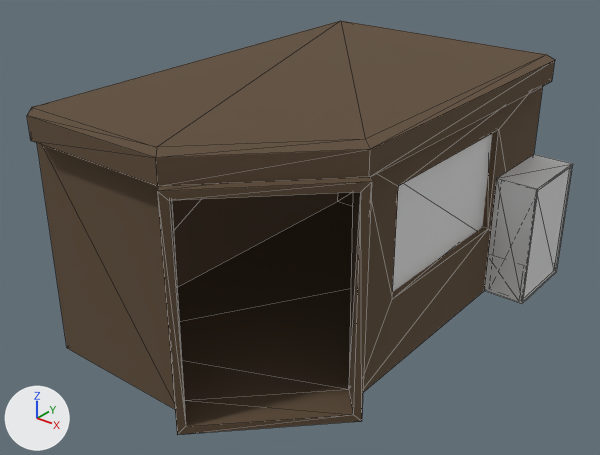
An edit to the glTF model keuzedeelThreejs/assets/models/photostore.glb, drawn before and after from the same camera.
One viewpoint serves both versions: a 50 mm camera at (21.2, -27.5, 20.7) aimed at (0.4, -1.5, 4.6). Every picture has the same lights, and +X, +Y and +Z are marked at lower left. The picture after the commit comes second. Mesh edges are drawn as thin lines. Vertices at exactly the same position are counted once.

The scene before the commit, as lines of its bpy script (objects in view):
```python
mat_photostore = principled_material('photostore')
mat_photostore.base_color = (0.115, 0.0737, 0.0415)  # brown #5f4d39
mat_photostore.roughness = 1.0
me_cube = bpy.data.meshes.new('Cube')
me_cube.from_pydata(...)  # 62 vertices, 124 faces; spans x -6.0..7.0, y -11.0..10.0, z 0.0..11.0
me_cube.materials.append(mat_photostore)  # brown #5f4d39
me_cube_006 = bpy.data.meshes.new('Cube.006')
me_cube_006.from_pydata(...)  # 24 vertices, 36 faces; spans x 5.8..8.0, y 6.0..10.0, z 0.0..6.0
me_plane_007 = bpy.data.meshes.new('Plane.007')
me_plane_007.from_pydata([(7.9, 6.1, 5.9), (7.9, 6.1, 0.1), (7.9, 9.9, 5.9), (7.9, 9.9, 0.1)], [], [(0, 1, 3), (0, 3, 2)])
me_plane_007.materials.append(mat_glass_002)  # white #e7e7e7
ob_cube = bpy.data.objects.new('Cube', me_cube)
ob_cube.location = (0.0, 0.0, 0.0)
ob_cube_003 = bpy.data.objects.new('Cube.003', me_cube_006)
ob_cube_003.location = (0.0, 0.0, 0.0)
ob_plane_003 = bpy.data.objects.new('Plane.003', me_plane_007)
ob_plane_003.location = (0.0, 0.0, 0.0)
# also in view: 'Plane.001' at (5.7, 1.5, 6.0)
```
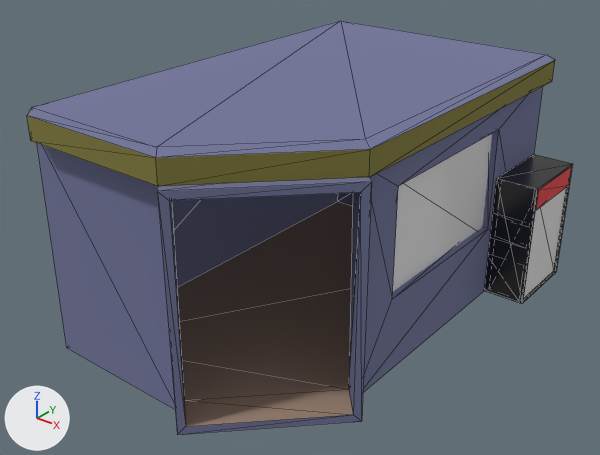
Changed parts and their boxes [x1, y1, x2, y2] in the pictures (600 x 455 px):
'Cube', recoloured, surface changed (brown to blue)
    both: [27, 21, 555, 435]
'Cube.007', added (red)
    after: [536, 166, 572, 210]
part 1 of me_cube, recoloured (lighter)
    both: [177, 201, 353, 427]
part 2 of me_cube, recoloured (brown to yellow)
    both: [27, 60, 555, 186]
part 3 of me_cube_006, recoloured (white to dark grey)
    both: [484, 154, 573, 304]

What changed in the scene script:
```text
Change mat_photostore:
    mat_photostore.base_color: (0.115, 0.0737, 0.0415) -> (0.169, 0.18, 0.327)  # brown #5f4d39 -> blue #72769b
Add mat_vendingmachine:
    mat_vendingmachine = principled_material('vendingmachine')
    mat_vendingmachine.base_color = (0.0751, 0.0751, 0.0751)  # dark grey #4d4d4d
    mat_vendingmachine.metallic = 1.0
    mat_vendingmachine.roughness = 0.254
Add mat_photostorefloor:
    mat_photostorefloor = principled_material('photostorefloor')
    mat_photostorefloor.base_color = (0.358, 0.248, 0.183)  # beige #a18877
Add mat_storetop:
    mat_storetop = principled_material('storetop')
    mat_storetop.base_color = (0.22, 0.201, 0.0448)  # yellow #817c3c
    mat_storetop.roughness = 1.0
Add mat_vendingmachinelogo:
    mat_vendingmachinelogo = principled_material('vendingmachinelogo')
    mat_vendingmachinelogo.base_color = (0.8, 0.0, 0.00723)  # red #e70014
    mat_vendingmachinelogo.roughness = 0.0
Change me_cube:
    where me_cube.from_pydata(...)  # 62 vertices, 124 faces; spans x -6.0..7.0, y -11.0..10.0, z 0.0..11.0
    used by ob_cube; location = (0.0, 0.0, 0.0)
    me_cube part 1: 5 faces spanning x -5.7..6.8, y -10.8..9.7, z 0.3..0.4 switch from mat_photostore (brown #5f4d39) to mat_photostorefloor (beige #a18877)
    me_cube part 2: 10 faces spanning x -6.0..6.7, y -10.7..10.0, z 10.0..11.0 switch from mat_photostore (brown #5f4d39) to mat_storetop (yellow #817c3c)
Change me_cube_006:
    used by ob_cube_003; location = (0.0, 0.0, 0.0)
    remove me_cube_006.from_pydata(...)  # 24 vertices, 36 faces; spans x 5.8..8.0, y 6.0..10.0, z 0.0..6.0
    add me_cube_006.from_pydata(...)  # 40 vertices, 60 faces; spans x 5.8..8.0, y 6.0..10.0, z 0.0..6.0
    me_cube_006 part 3: 36 faces spanning x 5.8..8.0, y 6.0..10.0, z 0.0..6.0 switch from no material to mat_vendingmachine (dark grey #4d4d4d)
    edits to the shape of me_cube_006 do not show in these pictures
Add me_cube_013:
    me_cube_013.from_pydata(...)  # a box spanning x 7.8..8.0, y 6.1..9.9, z 4.9..5.9
    me_cube_013.materials.append(mat_vendingmachinelogo)  # red #e70014
Add ob_cube_007:
    ob_cube_007 = bpy.data.objects.new('Cube.007', me_cube_013)
    ob_cube_007.location = (0.0, 0.0, 0.0)
```
